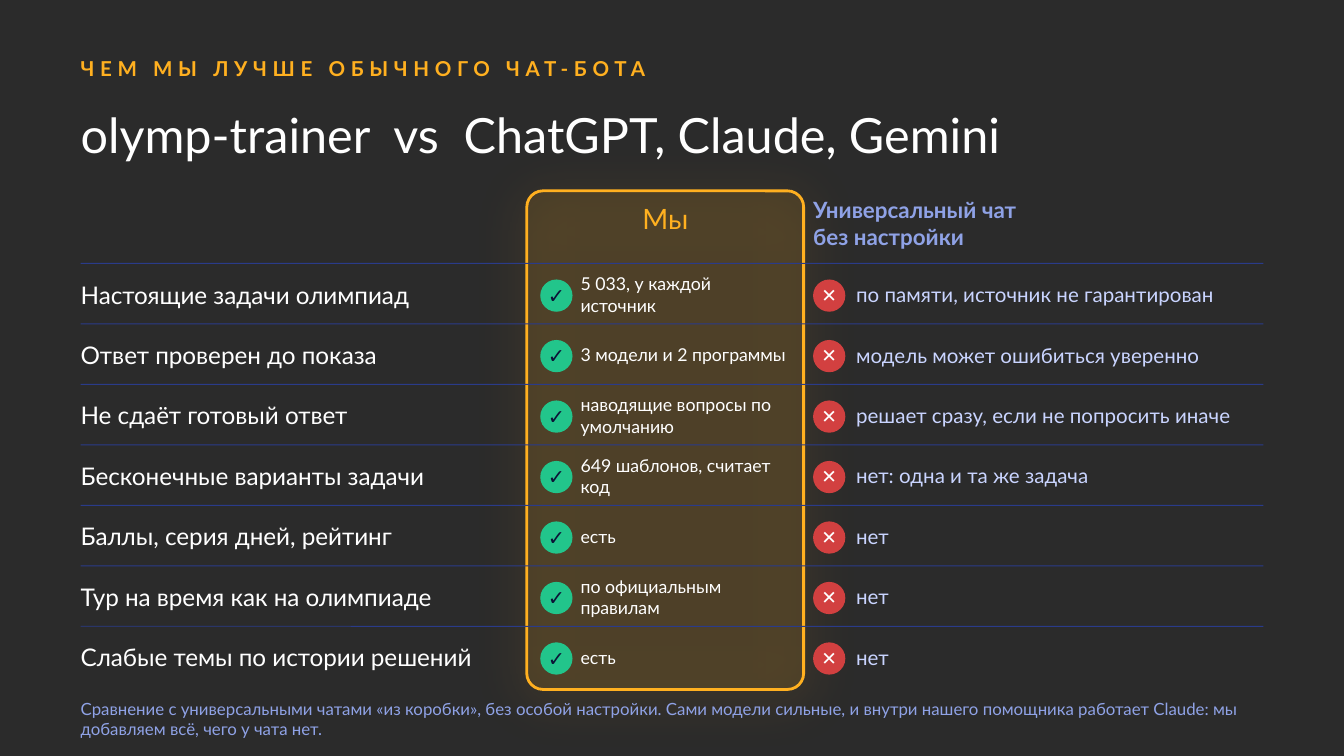
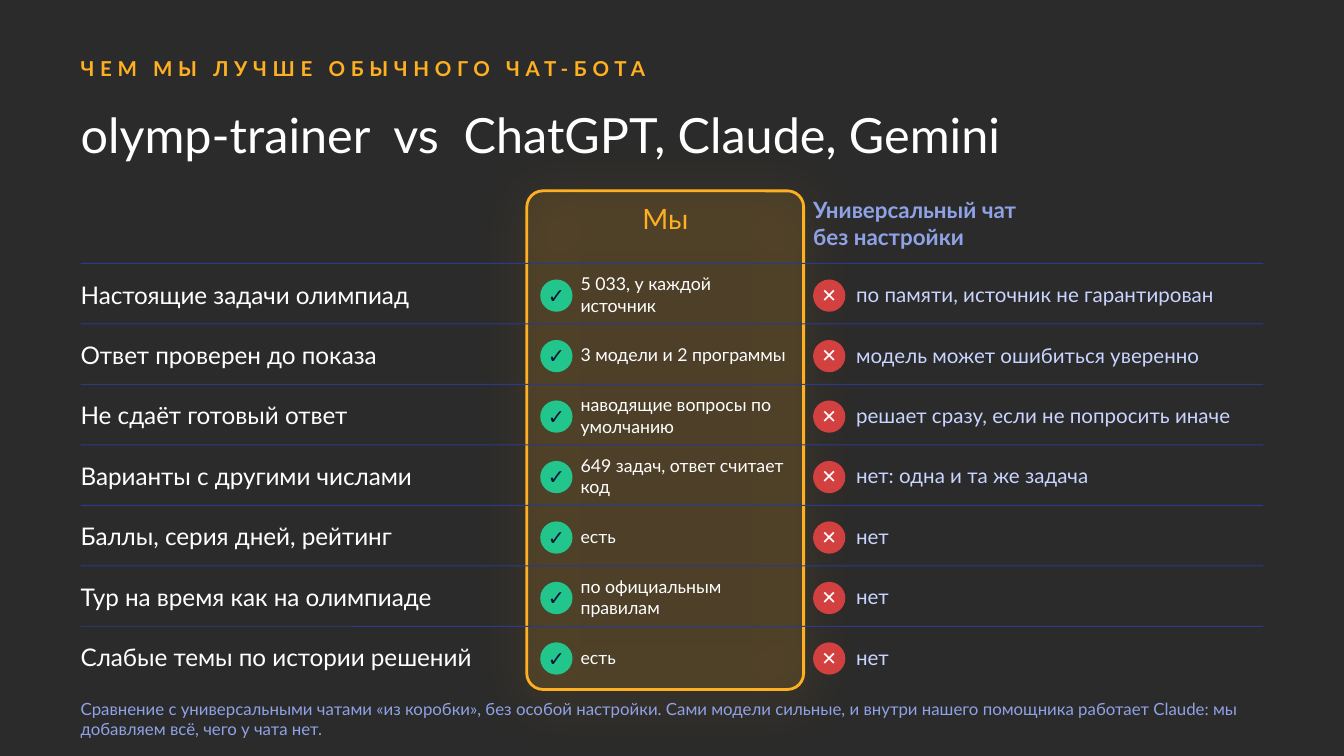
Before and after one commit to nagayevarsen/olymp-trainer, a slide deck: slide 6 of docs/handoff/olymp-trainer.pptx. Drawn at 1344x756 pixels with LibreOffice and Linux fonts; fonts in the diff are those of the drawing; background and template pictures are left out; a plain dark background stands for a picture behind light text. Boxes give left, top, right and bottom in pixels: in the first picture for what was removed or moved away, otherwise in the second. Text is boxed around its words. In the diff, an @@ line names an element or a change of style, - is before the commit and + after.

Commit message:
Убрано «бесконечные варианты»: на сайте и в презентации варианты с другими числами; значок ↻ вместо ∞

```diff
--- a/docs/handoff/olymp-trainer.pptx
+++ b/docs/handoff/olymp-trainer.pptx
@@ text at [81,467,412,490]: text changed @@
-Бесконечные варианты задачи
+Варианты с другими числами
@@ text at [581,459,783,475]: text changed @@
-649 шаблонов, считает код
+649 задач, ответ считает код
```
Also in this commit, not shown: 1 other slide changed, 3 other files.
